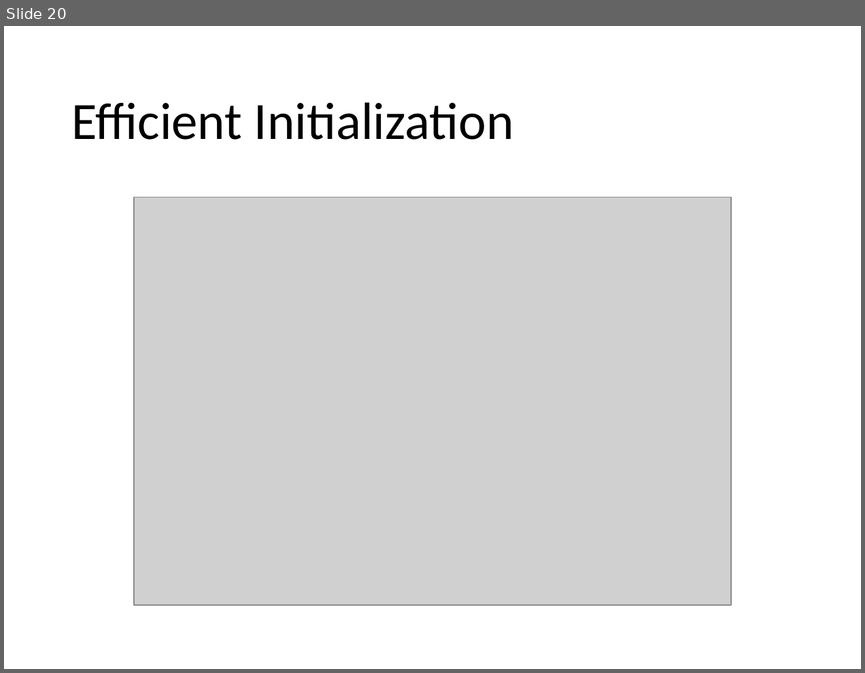
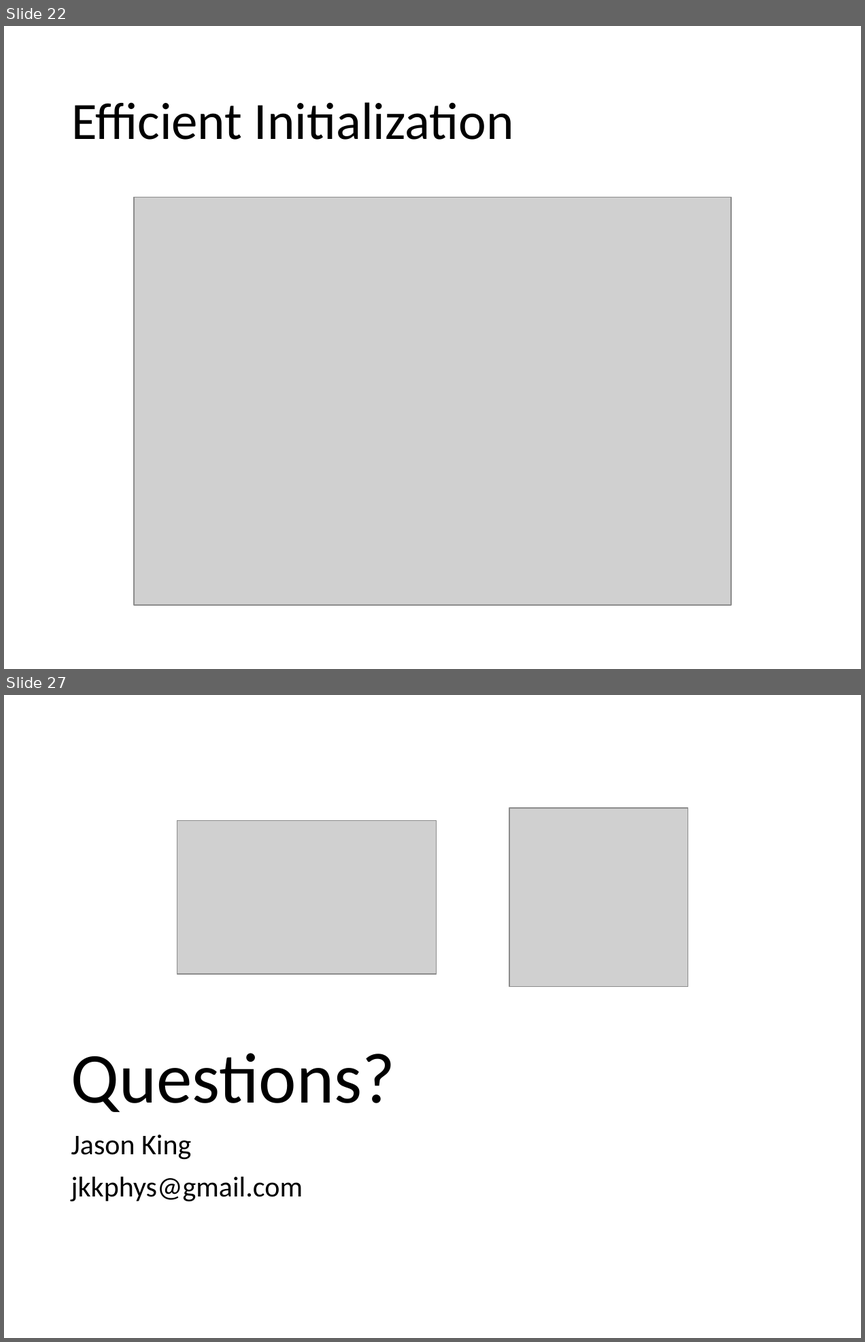
Before and after one commit to jkingphd/practical_bayes_opt, a slide deck: Data_science_nashville_jkk.pptx. Shown one above the other, each under a label of ours: slide 20 before the commit, slides 22 and 27 after it; the slides between them are not shown. The pictures are 865x673 and 865x1342 pixels, drawn with LibreOffice and Linux fonts; fonts in the diff are those of the drawing; grey boxes stand for pictures. Boxes give left, top, right and bottom in pixels: in the first picture for what was removed or moved away, otherwise in the second. Text is boxed around its words. In the diff, an @@ line names an element or a change of style, - is before the commit and + after.

Commit message:
Added scaling notebook and new images for Powerpoint. Also updated to PPT.

```diff
--- a/Data_science_nashville_jkk.pptx
+++ b/Data_science_nashville_jkk.pptx
@@ slide 27 added at (4, 695, 861, 1338), background #FFFFFF @@
@@ picture added at (509, 808, 687, 986) @@
@@ picture added at (177, 820, 436, 974) @@
@@ title added at (71, 1053, 395, 1112), 60 pt, text #000000 @@
+Questions?
@@ text added at (71, 1134, 303, 1202), 24 pt, text #000000 @@
+Jason King
+jkkphys@gmail.com
@@ what was slide 20 is now slide 22 @@
```
Also in this commit, not shown: 4 slides changed, 5 other slides added, 1 slide removed, 9 other files.
